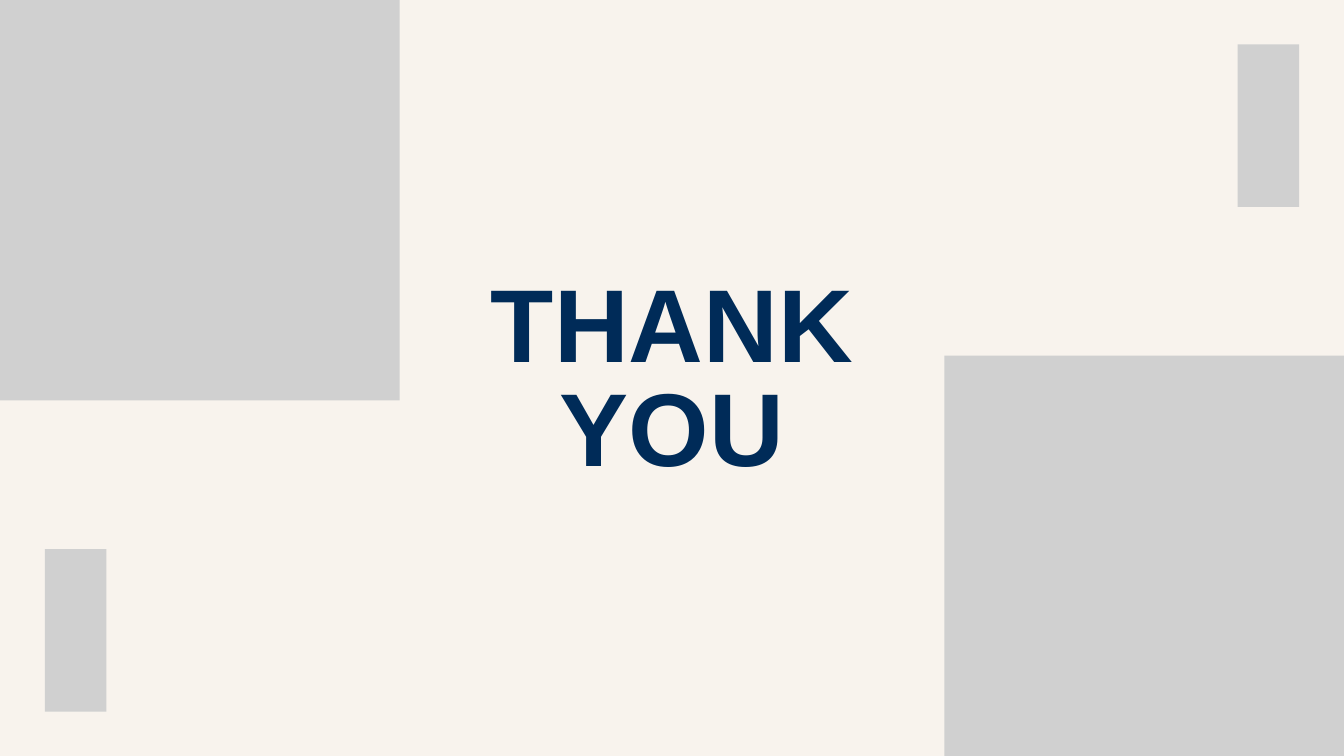
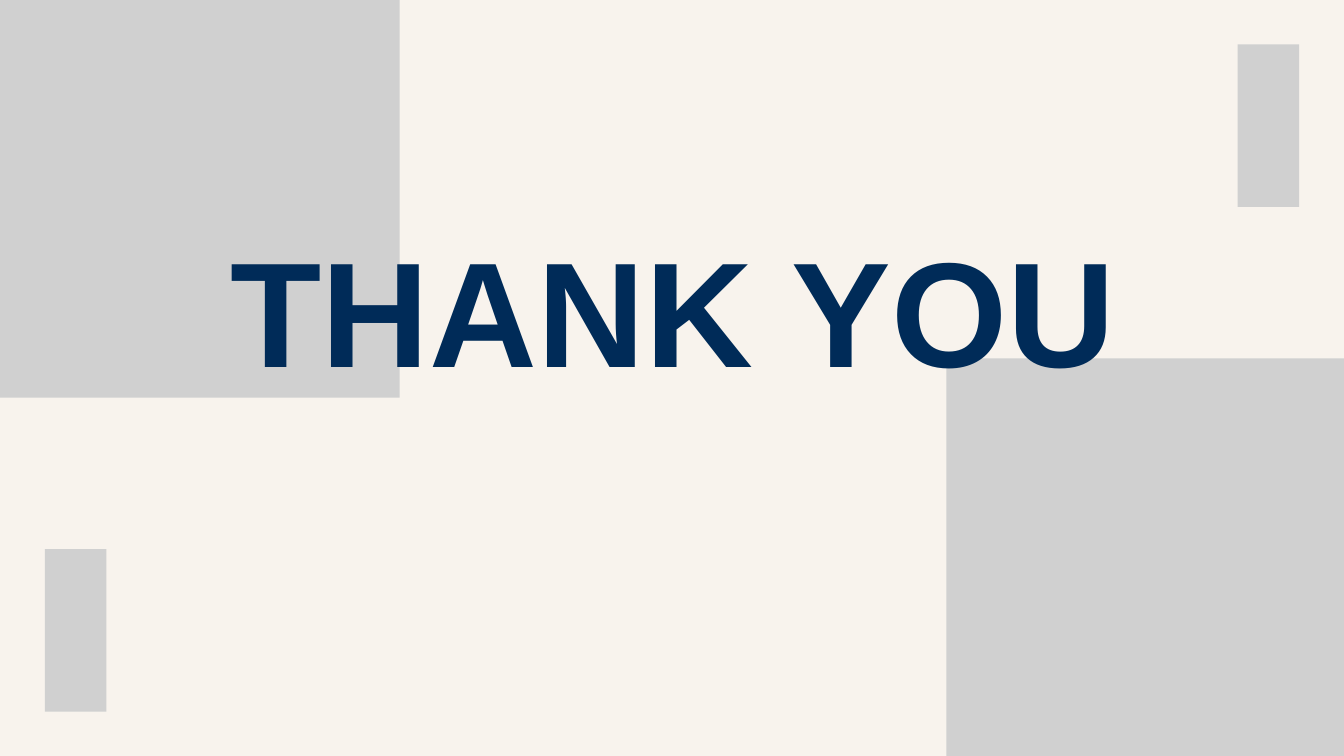
Before and after one commit to krupadalal/Flipkart-SQL-Sales-Analysis, a slide deck: slide 27 of flipkart_ppt.pptx. Drawn at 1344x756 pixels with LibreOffice and Linux fonts; fonts in the diff are those of the drawing; grey boxes stand for pictures. Boxes give left, top, right and bottom in pixels: in the first picture for what was removed or moved away, otherwise in the second. Text is boxed around its words. In the diff, an @@ line names an element or a change of style, - is before the commit and + after.

```diff
--- a/flipkart_ppt.pptx
+++ b/flipkart_ppt.pptx
@@ picture at [0,0,400,398]: outline redrawn @@
@@ text at [231,262,1115,369]: text changed; size 110.9 to 160 pt @@
-THANK
-YOU
+THANK YOU
@@ picture at [946,358,1344,756]: outline redrawn @@
```
Also in this commit, not shown: 13 other slides changed.
